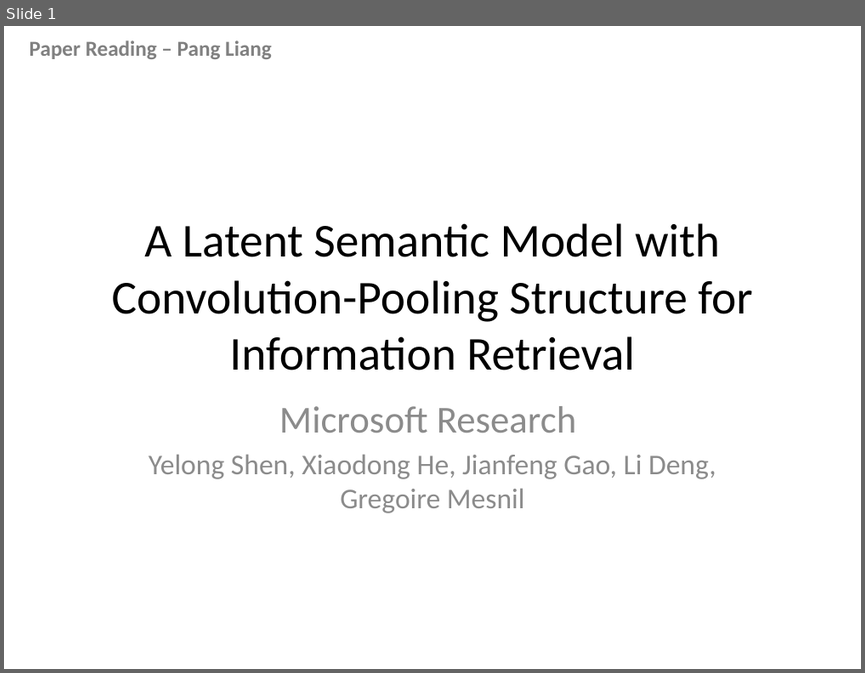
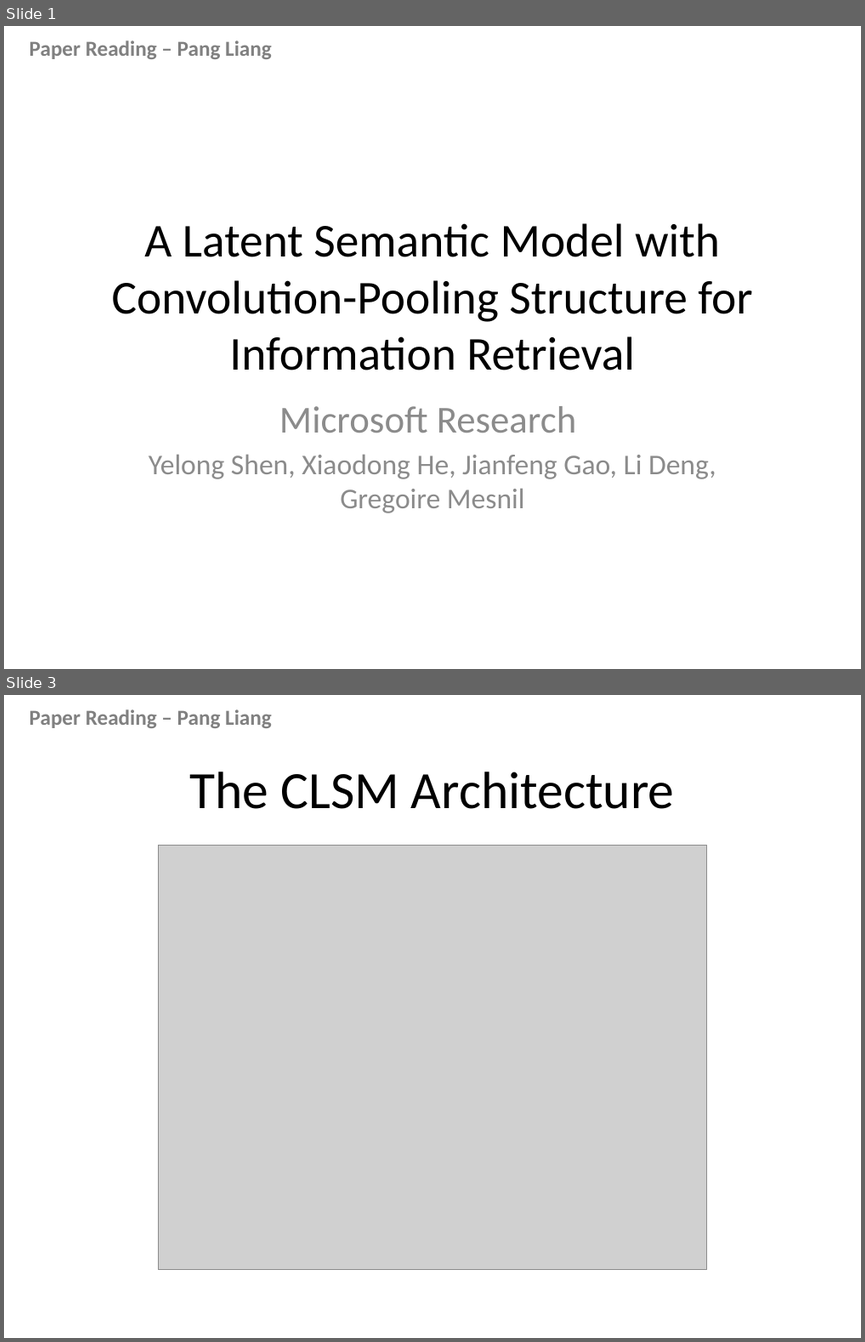
Before and after one commit to pl8787/exp_caffe, a slide deck: doc/Paper Reading.pptx. Shown one above the other, each under a label of ours: slide 1 before the commit, slides 1 and 3 after it; the slides between them are not shown. The pictures are 865x673 and 865x1342 pixels, drawn with LibreOffice and Linux fonts; fonts in the diff are those of the drawing; grey boxes stand for pictures. Boxes give left, top, right and bottom in pixels: in the first picture for what was removed or moved away, otherwise in the second. Text is boxed around its words. In the diff, an @@ line names an element or a change of style, - is before the commit and + after.

```diff
--- a/doc/Paper Reading.pptx
+++ b/doc/Paper Reading.pptx
@@ slide 3 added at bbox=[4, 695, 861, 1338], background #FFFFFF; not listed: 1 template element that a slide beside it also shows @@
@@ title added at bbox=[190, 771, 674, 809], 44 pt, text #000000 @@
+The CLSM Architecture
@@ picture added at bbox=[158, 845, 707, 1269] @@
```
Also in this commit, not shown: 8 other slides added, 1 slide removed.
